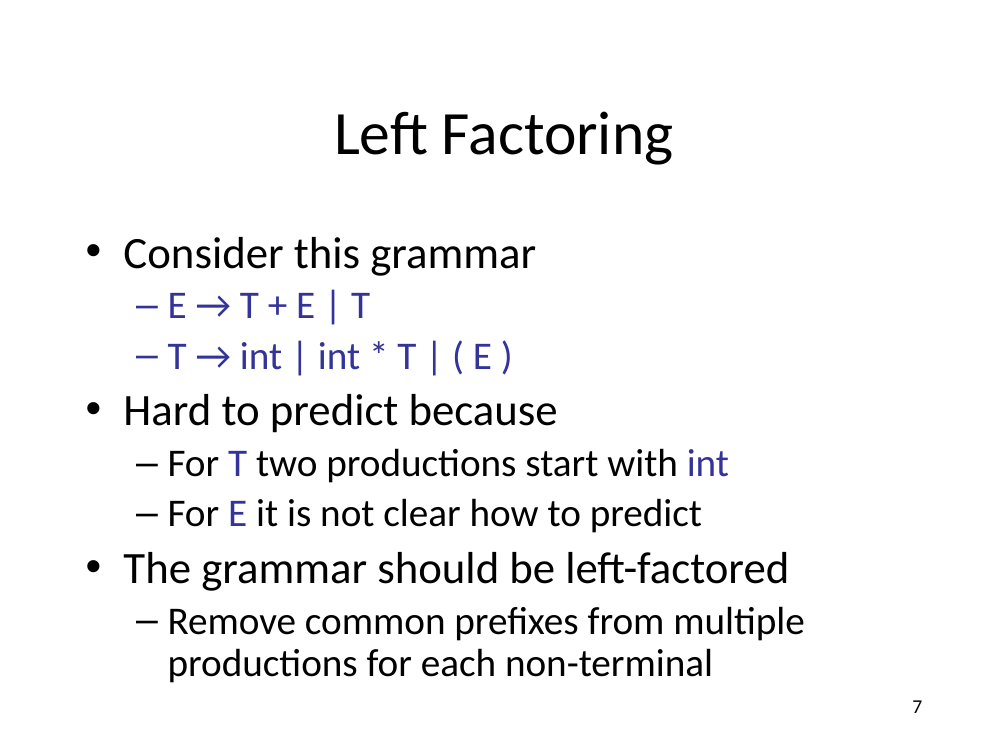
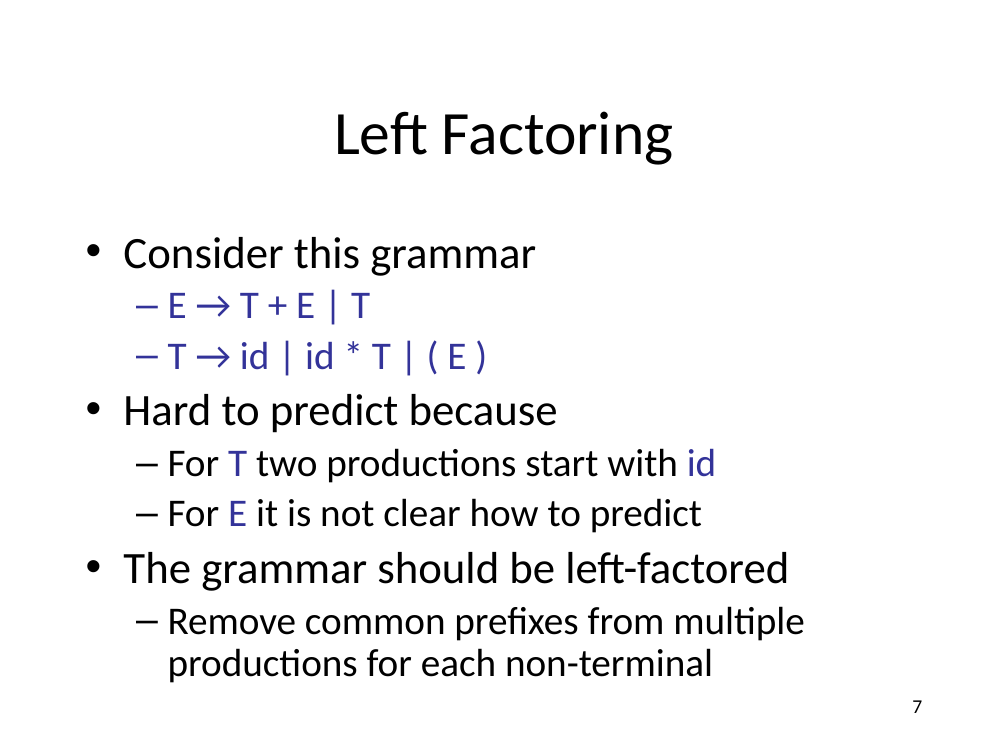
Before and after one commit to anoopsarkar/compilers-class, a slide deck: slide 7 of assets/ppt/parsing/td2-ll_1-parsing.pptx. Drawn at 1008x756 pixels with LibreOffice and Linux fonts; fonts in the diff are those of the drawing. Boxes give left, top, right and bottom in pixels: in the first picture for what was removed or moved away, otherwise in the second. Text is boxed around its words. In the diff, an @@ line names an element or a change of style, - is before the commit and + after.

```diff
--- a/assets/ppt/parsing/td2-ll_1-parsing.pptx
+++ b/assets/ppt/parsing/td2-ll_1-parsing.pptx
@@ text at (x1=168, y1=341, x2=466, y2=370): text changed @@
-  – T → int | int * T | ( E )
+  – T → id | id * T | ( E )
@@ text at (x1=168, y1=448, x2=717, y2=483): text changed @@
-  – For T two productions start with int
+  – For T two productions start with id
```
Also in this commit, not shown: 9 other slides changed, 1 other file.
